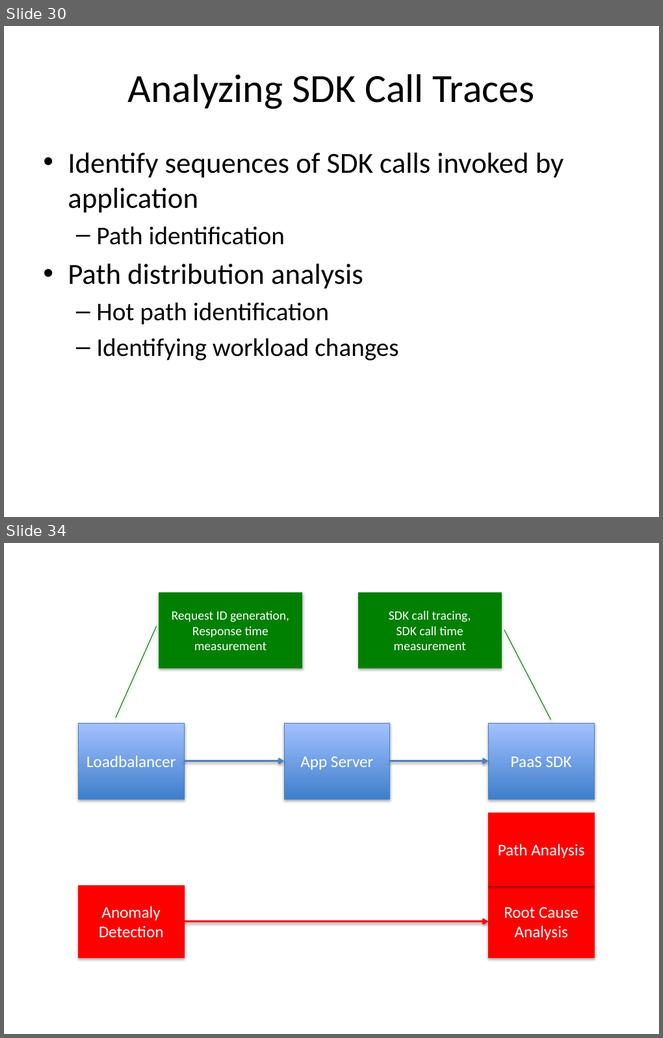
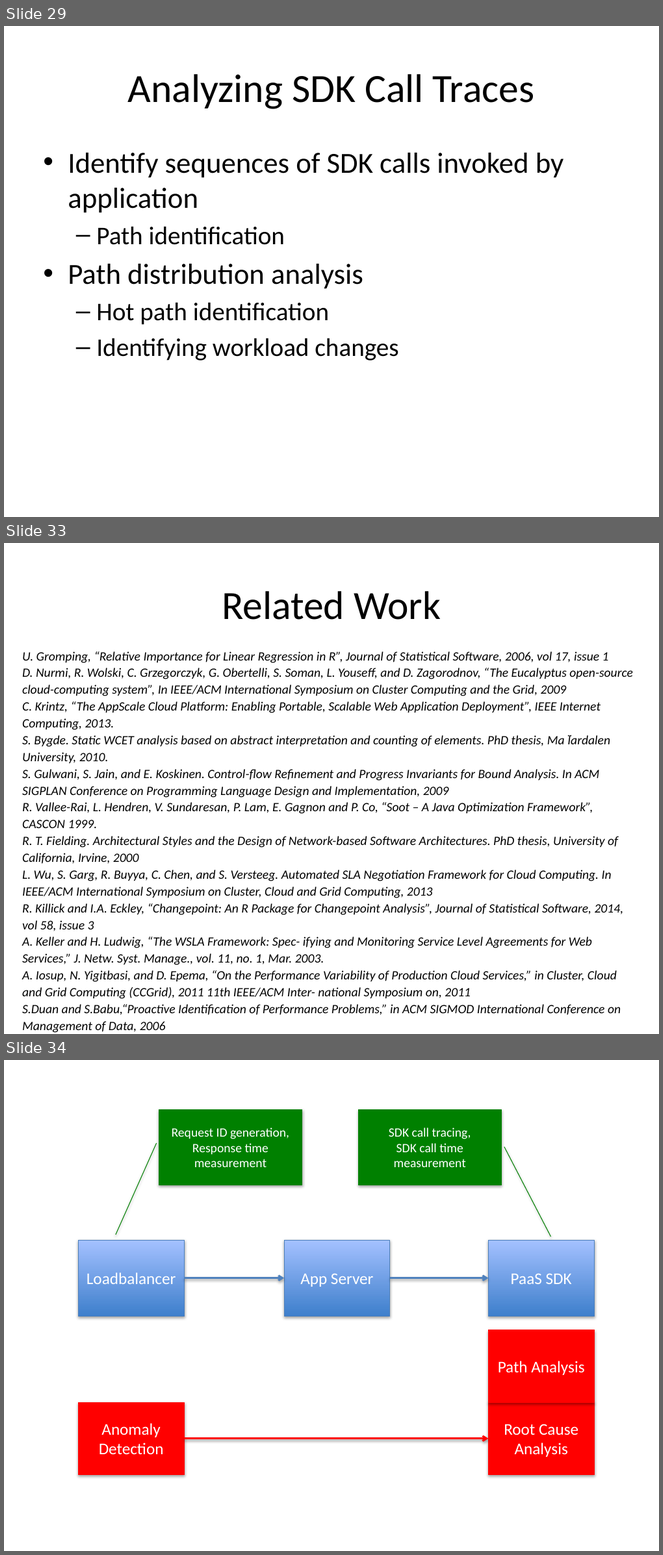
Before and after one commit to Dithn/eager-appscale, a slide deck: Eager/elk-experiment/appserver/system_design.pptx. Shown one above the other, each under a label of ours: slides 30 and 34 before the commit, slides 29, 33 and 34 after it; the slides between them are not shown. The pictures are 663x1038 and 663x1555 pixels, drawn with LibreOffice and Linux fonts; fonts in the diff are those of the drawing. Boxes give left, top, right and bottom in pixels: in the first picture for what was removed or moved away, otherwise in the second. Text is boxed around its words. In the diff, an @@ line names an element or a change of style, - is before the commit and + after.

```diff
--- a/Eager/elk-experiment/appserver/system_design.pptx
+++ b/Eager/elk-experiment/appserver/system_design.pptx
@@ slide 33 added at (4, 543, 659, 1034), background #FFFFFF @@
@@ title added at (222, 591, 441, 620), 44 pt, text #000000 @@
+Related Work
@@ text added at (22, 652, 633, 1033), 14 pt, text #000000, italic @@
+U. Gromping, “Relative Importance for Linear Regression in R”, Journal of Statistical Software, 2006, vol 17, issue 1
+D. Nurmi, R. Wolski, C. Grzegorczyk, G. Obertelli, S. Soman, L. Youseff, and D. Zagorodnov, “The Eucalyptus open-source cloud-computing system”, In IEEE/ACM International Symposium on Cluster Computing and the Grid, 2009
+C. Krintz, “The AppScale Cloud Platform: Enabling Portable, Scalable Web Application Deployment”, IEEE Internet Computing, 2013.
+S. Bygde. Static WCET analysis based on abstract interpretation and counting of elements. PhD thesis, Ma ̈lardalen University, 2010.
+S. Gulwani, S. Jain, and E. Koskinen. Control-flow Refinement and Progress Invariants for Bound Analysis. In ACM SIGPLAN Conference on Programming Language Design and Implementation, 2009
+R. Vallee-Rai, L. Hendren, V. Sundaresan, P. Lam, E. Gagnon and P. Co, “Soot – A Java Optimization Framework”, CASCON 1999.
+R. T. Fielding. Architectural Styles and the Design of Network-based Software Architectures. PhD thesis, University of California, Irvine, 2000
+L. Wu, S. Garg, R. Buyya, C. Chen, and S. Versteeg. Automated SLA Negotiation Framework for Cloud Computing. In IEEE/ACM International Symposium on Cluster, Cloud and Grid Computing, 2013
+R. Killick and I.A. Eckley, “Changepoint: An R Package for Changepoint Analysis”, Journal of Statistical Software, 2014, vol 58, issue 3
+A. Keller and H. Ludwig, “The WSLA Framework: Spec- ifying and Monitoring Service Level Agreements for Web Services,” J. Netw. Syst. Manage., vol. 11, no. 1, Mar. 2003.
+A. Iosup, N. Yigitbasi, and D. Epema, “On the Performance Variability of Production Cloud Services,” in Cluster, Cloud and Grid Computing (CCGrid), 2011 11th IEEE/ACM Inter- national Symposium on, 2011
+S.Duan and S.Babu,“Proactive Identification of Performance Problems,” in ACM SIGMOD International Conference on Management of Data, 2006
@@ what was slide 30 is now slide 29 @@
```
Also in this commit, not shown: 8 slides changed, 2 other slides added, 3 slides removed.
